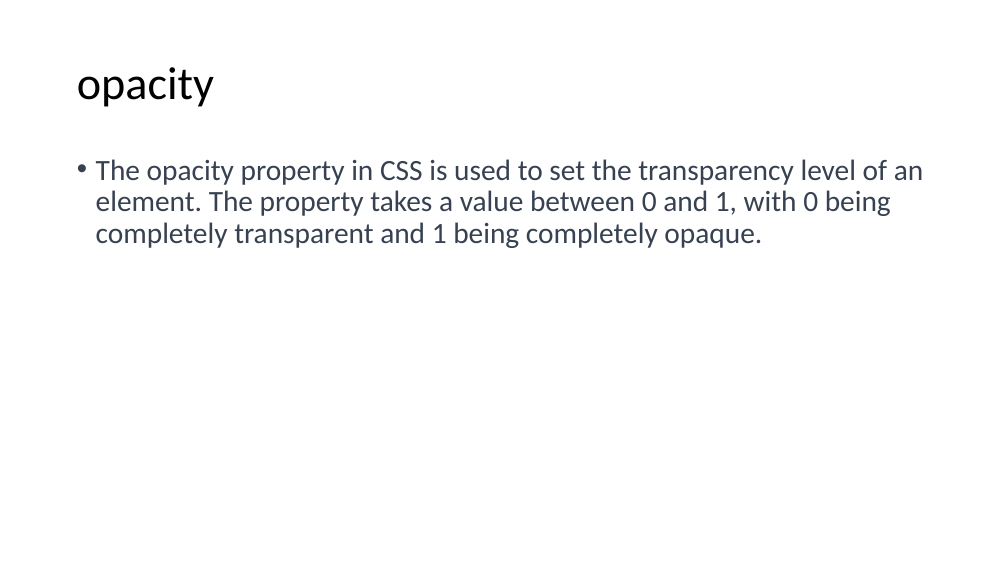
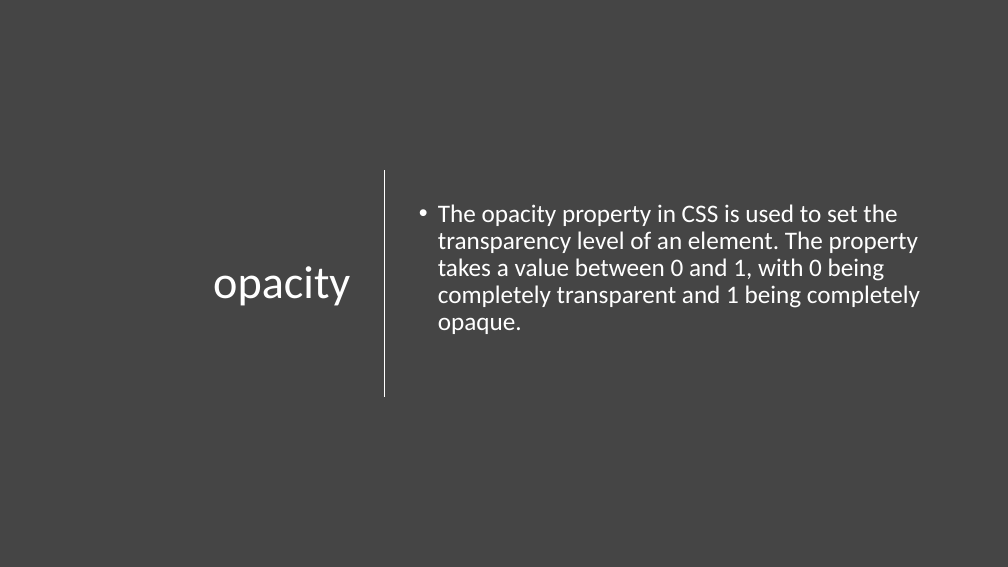
Before and after one commit to 1shaked/full-stack, a slide deck: slide 37 of 4ass/main4.pptx (slide 36 before the commit). Drawn at 1008x567 pixels with LibreOffice and Linux fonts; fonts in the diff are those of the drawing. Boxes give left, top, right and bottom in pixels: in the first picture for what was removed or moved away, otherwise in the second. Text is boxed around its words. In the diff, an @@ line names an element or a change of style, - is before the commit and + after.

```diff
--- a/4ass/main4.pptx
+++ b/4ass/main4.pptx
@@ background #FFFFFF to #454545 @@
@@ title "opacity": place and size @@
-title "opacity" at [77, 67, 214, 107]
+title "opacity" at [213, 266, 350, 306]
@@ title "opacity" at [213, 266, 350, 306]: text colour #000000 to #FFFFFF; alignment left to right @@
@@ text "The opacity property in CSS ...": place and size @@
-text "The opacity property in CSS ..." at [96, 159, 923, 248]
+text "The opacity property in CSS ..." at [438, 204, 920, 334]
@@ text "The opacity property in CSS ..." at [438, 204, 920, 334]: size 28 to 24 pt, text colour #374151 to #FFFFFF; vertical alignment top to middle @@
@@ line added from (385, 170) to (385, 397), #FFFFFF 1.25 pt @@
```
Also in this commit, not shown: 1 other slide changed, 7 slides added, 20 other files.
